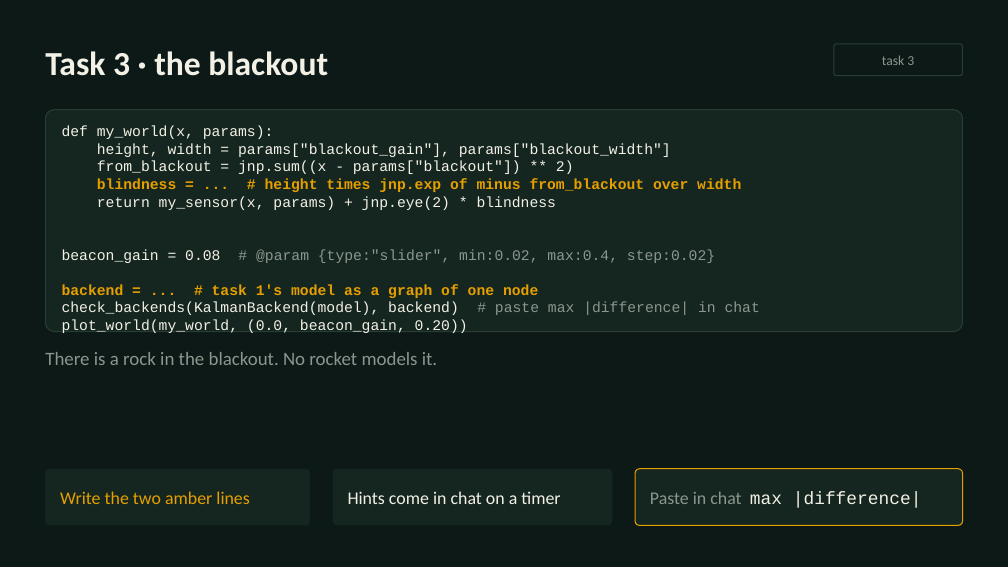
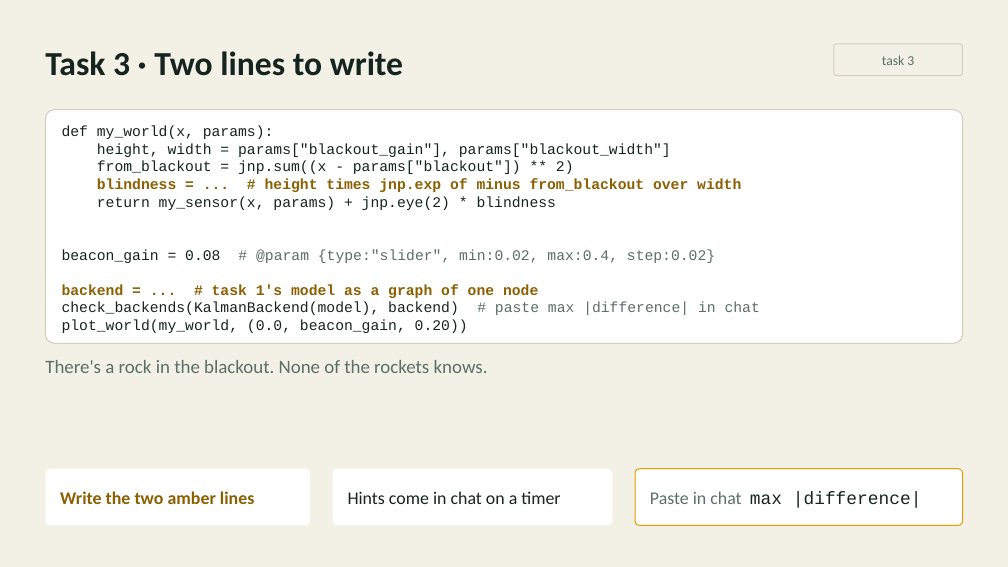
Before and after one commit to inferogenesis/cpomdp-workshop, a slide deck: slide 19 of deck/cpomdp_symposium_2026.pptx (slide 13 before the commit). Drawn at 1008x567 pixels with LibreOffice and Linux fonts; fonts in the diff are those of the drawing. Boxes give left, top, right and bottom in pixels: in the first picture for what was removed or moved away, otherwise in the second. Text is boxed around its words. In the diff, an @@ line names an element or a change of style, - is before the commit and + after.

Commit message:
feat: remake the deck in 31 slides on the light theme, with a timer for each task

```diff
--- a/deck/cpomdp_symposium_2026.pptx
+++ b/deck/cpomdp_symposium_2026.pptx
@@ background #0C1916 to #F3F0E6 @@
@@ text at (45, 51, 403, 76): text changed; text colour #F3F0E6 to #16241F @@
-Task 3 · the blackout
+Task 3 · Two lines to write
@@ rounded rectangle "task 3" at (834, 44, 963, 76): text colour #8C968F to #5B6F68; outline #2A3D35 1 pt to #D3CEBF 1 pt @@
@@ rounded rectangle "def my_world(x, params):": place and size @@
-rounded rectangle "def my_world(x, params):" at (45, 110, 963, 332)
+rounded rectangle "def my_world(x, params):" at (45, 110, 963, 343)
@@ rounded rectangle "def my_world(x, params):" at (45, 110, 963, 343): text colour #F3F0E6 to #16241F in "def my_world(x, params):", "height, width = params["blackout_gain"], params["blackout_wi ...", "from_blackout = jnp.sum((x - params["blackout"]) ** 2)", "return my_sensor(x, params) + jnp.eye(2) * blindness" and 3 more places; text colour #E69F00 to #8A6000 in "blindness = ... # height times jnp.exp ...", "backend = ... # task 1's model ..."; text colour #8C968F to #5B6F68 in "# @param {type:"slider", min:0.02, max:0.4, step:0.02}", "# paste max |difference| in chat"; fill #14261F to #FFFFFF; outline #2A3D35 1 pt to #D3CEBF 1 pt; proportions changed @@
@@ text at (45, 360, 488, 373): text changed; text colour #8C968F to #5B6F68 @@
-There is a rock in the blackout. No rocket models it.
+There's a rock in the blackout. None of the rockets knows.
@@ rounded rectangle "Write the two amber lines" at (45, 469, 310, 526): text colour #E69F00 to #8A6000, bold on; fill #14261F to #FFFFFF @@
@@ rounded rectangle "Hints come in chat on ..." at (333, 469, 613, 526): text colour #F3F0E6 to #16241F; fill #14261F to #FFFFFF @@
@@ rounded rectangle "Paste in chat max |difference|" at (635, 469, 963, 526): text colour #8C968F to #5B6F68 in "Paste in chat"; text colour #F3F0E6 to #16241F in "max |difference|"; fill #14261F to #FFFFFF @@
```
Also in this commit, not shown: 14 other slides changed, 16 slides added, 10 slides removed, 12 other files.
